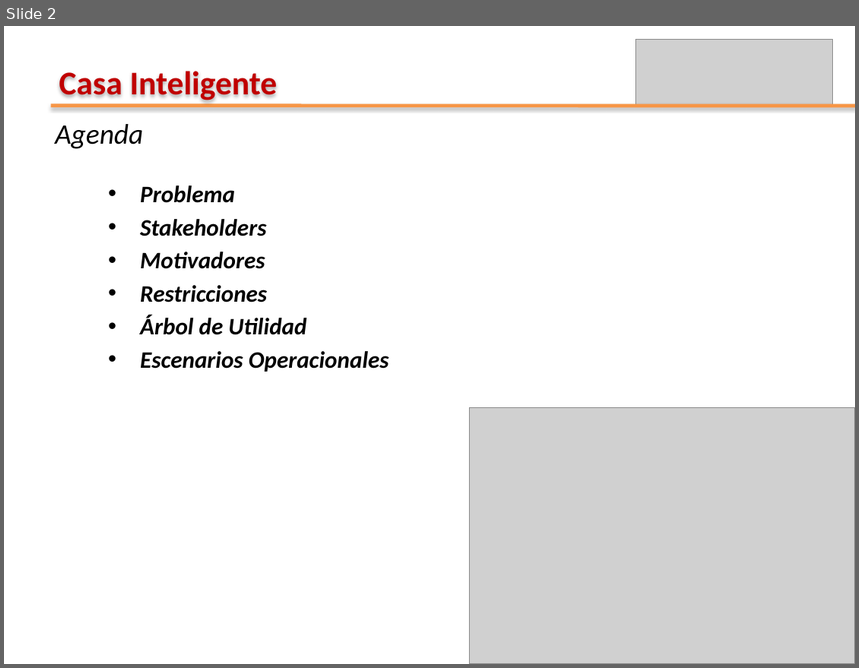
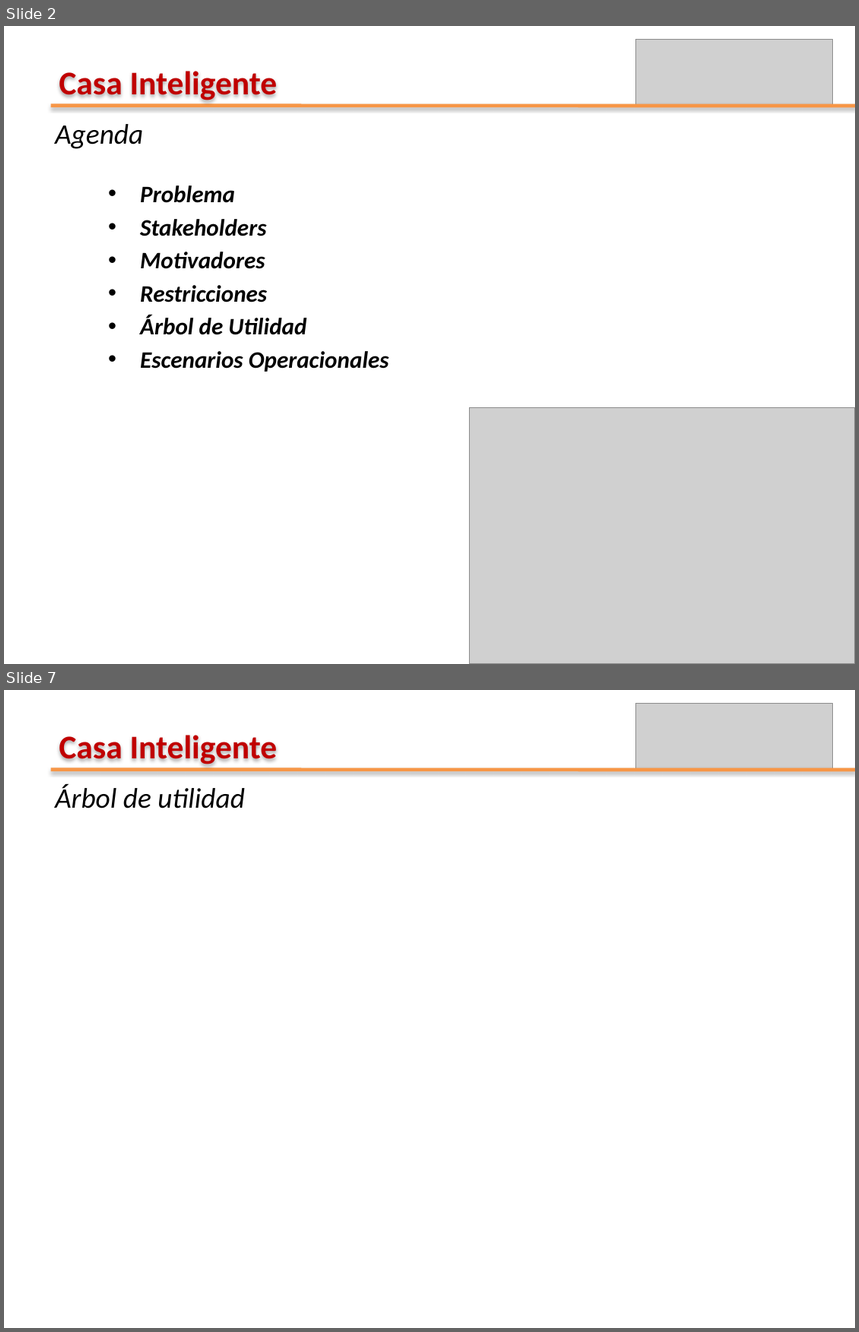
Before and after one commit to leseroth/ingenium-managment, a slide deck: CSOF5204 Arquitectura de Software/0609PrimeraEntregaSAD.pptx. Shown one above the other, each under a label of ours: slide 2 before the commit, slides 2 and 7 after it; the slides between them are not shown. The pictures are 859x668 and 859x1332 pixels, drawn with LibreOffice and Linux fonts; fonts in the diff are those of the drawing; grey boxes stand for pictures. Boxes give left, top, right and bottom in pixels: in the first picture for what was removed or moved away, otherwise in the second. Text is boxed around its words. In the diff, an @@ line names an element or a change of style, - is before the commit and + after.

```diff
--- a/CSOF5204 Arquitectura de Software/0609PrimeraEntregaSAD.pptx
+++ b/CSOF5204 Arquitectura de Software/0609PrimeraEntregaSAD.pptx
@@ slide 7 added at bbox=[4, 690, 855, 1328], background #FFFFFF @@
@@ picture added at bbox=[636, 704, 833, 770] @@
@@ text added at bbox=[59, 735, 278, 764], 28 pt, text #C00000, bold @@
+Casa Inteligente
@@ line added from (51, 770) to (855, 770), #F79646 3 pt @@
@@ text added at bbox=[55, 784, 245, 809], 24 pt, text #000000, italic @@
+Árbol de utilidad
```
Also in this commit, not shown: 5 other slides added, 1 other file.
